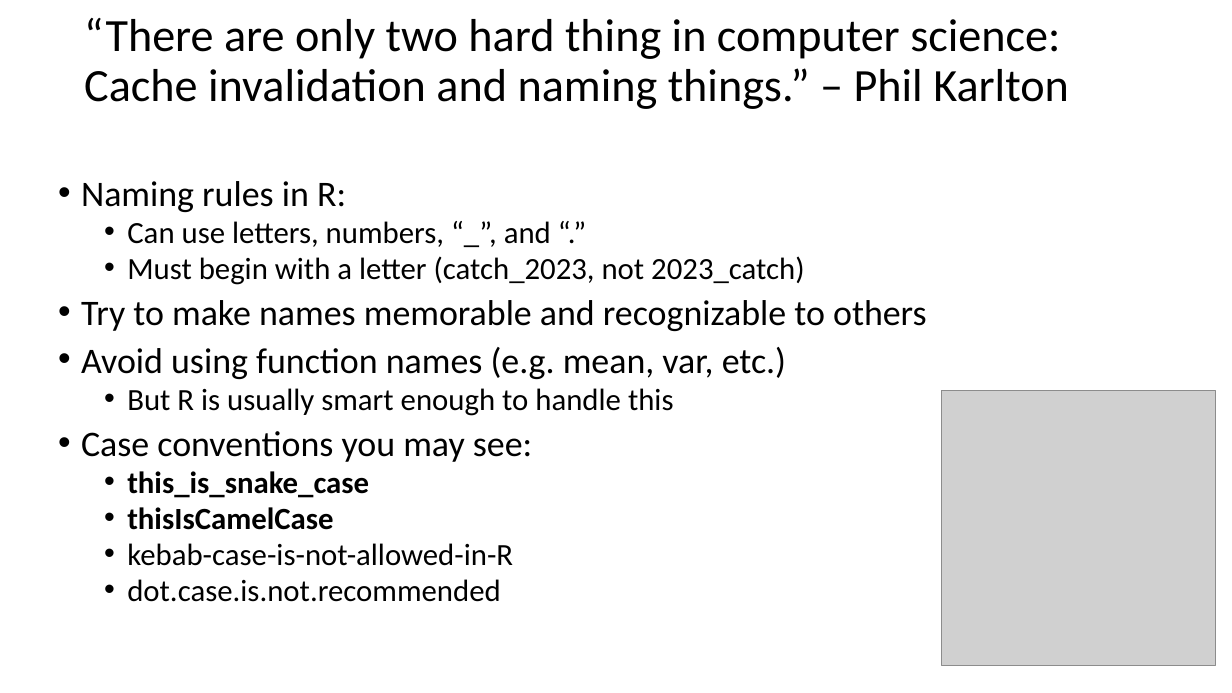
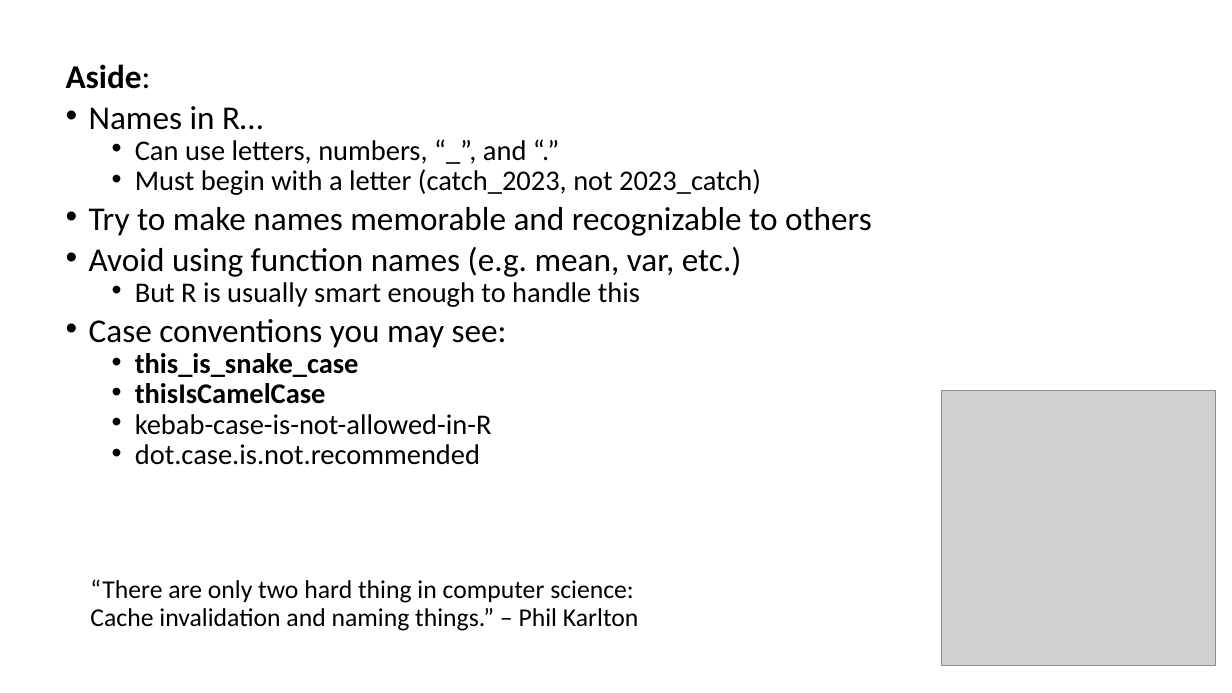
Before and after one commit to justinpriest/ADFG_R_Intro_Workshop, a slide deck: slide 8 of presentations/3 - Programming Basics 1 - Poke the Box.pptx. Drawn at 1232x693 pixels with LibreOffice and Linux fonts; fonts in the diff are those of the drawing; grey boxes stand for pictures. Boxes give left, top, right and bottom in pixels: in the first picture for what was removed or moved away, otherwise in the second. Text is boxed around its words. In the diff, an @@ line names an element or a change of style, - is before the commit and + after.

```diff
--- a/presentations/3 - Programming Basics 1 - Poke the Box.pptx
+++ b/presentations/3 - Programming Basics 1 - Poke the Box.pptx
@@ text "Aside:": place and size @@
-text "Aside:" at bbox=[81, 181, 927, 602]
+text "Aside:" at bbox=[66, 64, 872, 465]
@@ text at bbox=[66, 64, 263, 130]: text changed; size 28 to 25.9 pt @@
-• Naming rules in R:
+Aside:
+• Names in R…
@@ text at bbox=[89, 140, 872, 465]: size 24 to 22.2 pt in "Can use letters, numbers, “_”, and “.”", "Must begin with a letter (catch_2023, not ...", "But R is usually smart enough to ...", "this_is_snake_case" and 3 more places; size 28 to 25.9 pt in "Try to make names memorable and recognizable ...", "Avoid using function names (e.g. mean, var, ...", "Case conventions you may see:"; line spacing 0.8 to 0.7 @@
@@ title "“There are only two hard ...": place and size @@
-title "“There are only two hard ..." at bbox=[84, 18, 1069, 109]
+title "“There are only two hard ..." at bbox=[90, 579, 639, 631]
@@ title "“There are only two hard ..." at bbox=[90, 579, 639, 631]: size 36 to 20 pt @@
```
Also in this commit, not shown: 9 other slides changed, 2 slides added, 4 other files.
